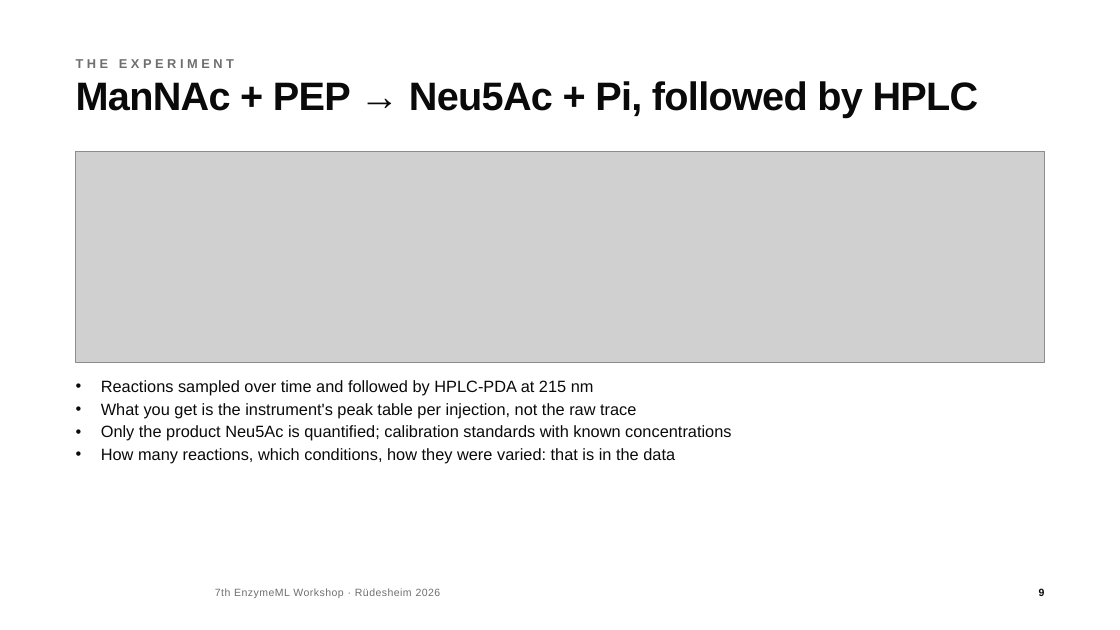
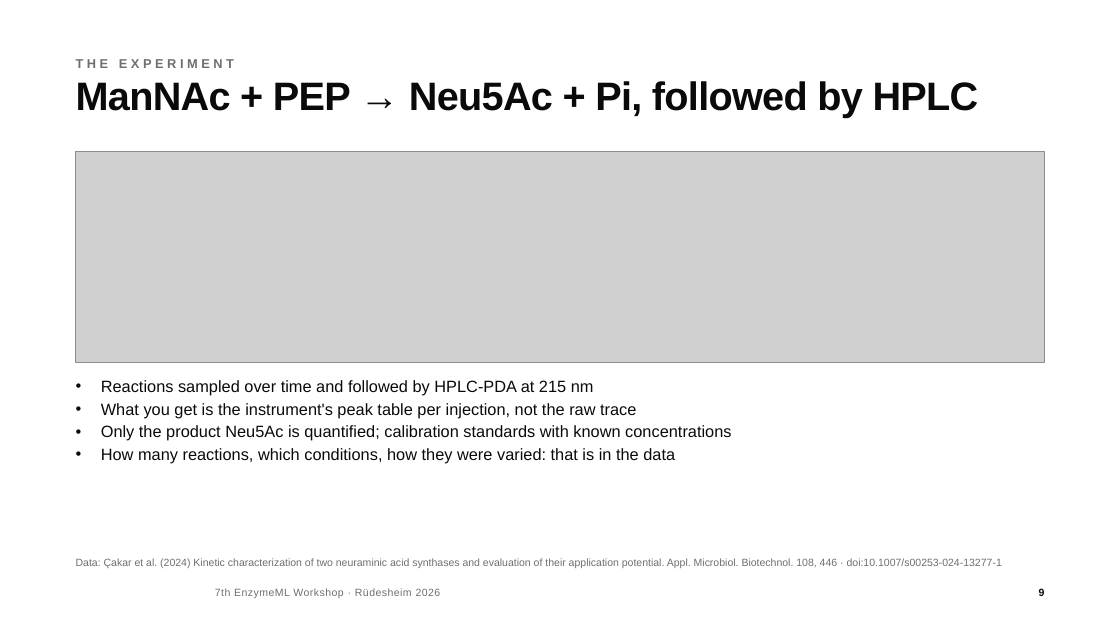
Before and after one commit to haeussma/enzymeml-workshop-modelling-2026, a slide deck: slide 9 of slides/workshop.pptx. Drawn at 1120x630 pixels with LibreOffice and Linux fonts; fonts in the diff are those of the drawing; grey boxes stand for pictures; background and template pictures are left out. Boxes give left, top, right and bottom in pixels: in the first picture for what was removed or moved away, otherwise in the second. Text is boxed around its words. In the diff, an @@ line names an element or a change of style, - is before the commit and + after.

```diff
--- a/slides/workshop.pptx
+++ b/slides/workshop.pptx
@@ text added at [76,558,1002,568], 9 pt, text #6F6F6F @@
+Data: Çakar et al. (2024) Kinetic characterization of two neuraminic acid synthases and evaluation of their application potential. Appl. Microbiol. Biotechnol. 108, 446 · doi:10.1007/s00253-024-13277-1
```
Also in this commit, not shown: 5 other files.
